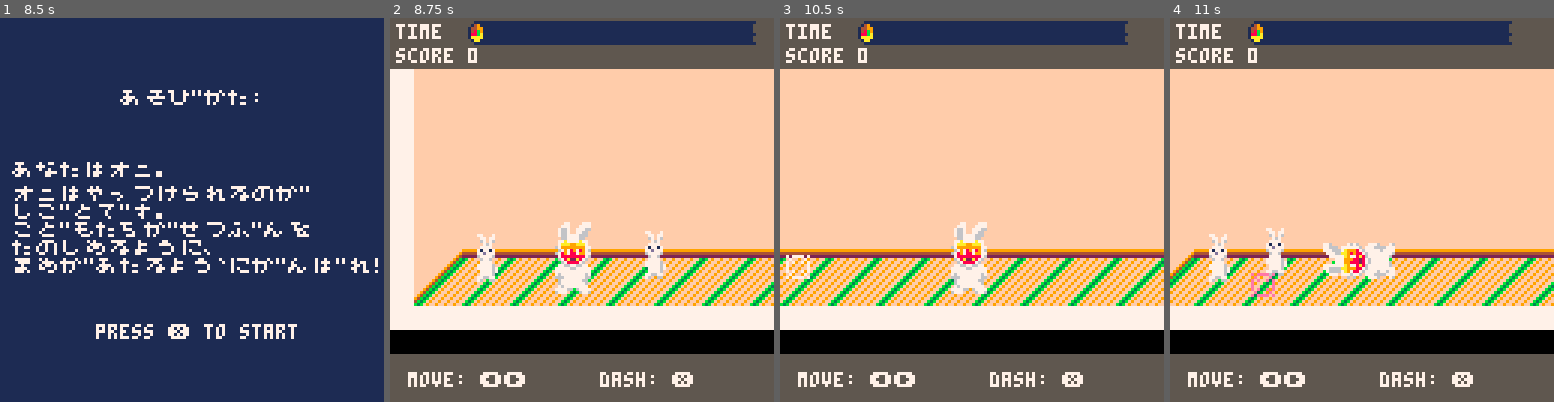
Above: before the commit, frames 1-4 (left to right).
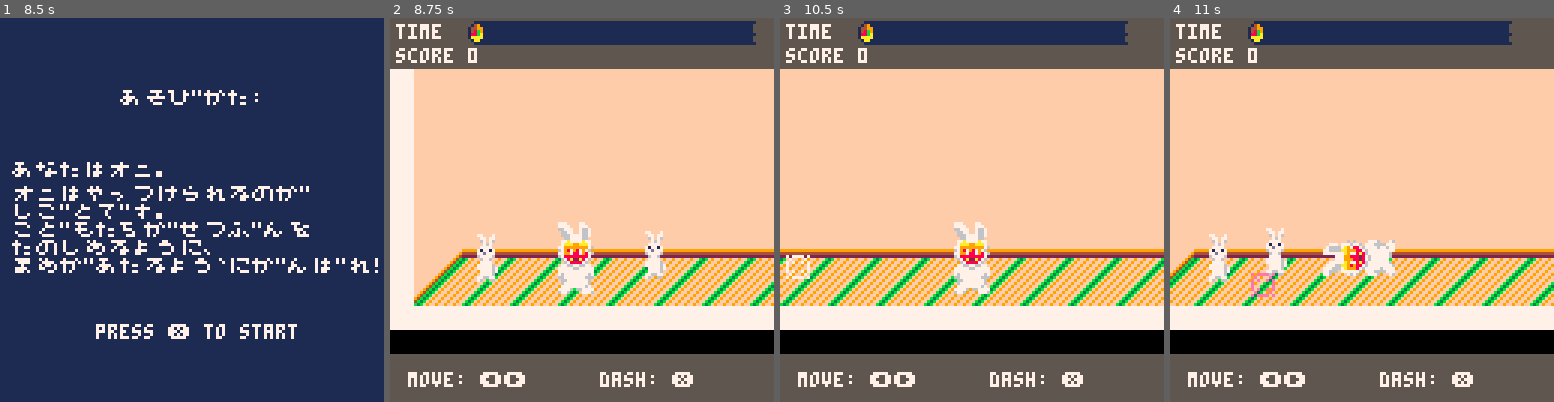
Above: after the commit, the same moments.

Repository: josiahp/setsubun
Game: PICO-8 cartridge setsubun.p8
Two runs of this game, one before a commit and one after it. Both use one fixed random seed, a clock stepped at 60 frames per second and the inputs below.
Inputs:
- Up to frame 1 (8.5 s): tap X (X key) at 0.33, 1.07, 1.85, 2.97, 4.08, 5.2, 6.32, 7.43 s; tap O (Z key) at 0.7, 1.7, 2.1, 2.5, 2.9, 3.3, 3.7, 4.1, 4.5, 4.9, 5.3, 5.7, 6.1, 6.5, 6.9, 7.3, 7.7, 8.1 s; hold Right 1.6-2.1 s; hold Up 2.15-2.42 s; hold Right 2.47-3.03 s; hold Left 3.08-3.58 s; hold Down 3.63-3.97 s; hold Right 4.02-4.68 s; hold Up 4.73-5.03 s; hold Left 5.08-5.68 s; hold Down 5.73-6.03 s; hold Right 6.08-6.58 s; hold Right 6.63-7.13 s; hold Up 7.18-7.45 s; hold Right 7.5-8.07 s; hold Left from 8.12 s (still down)
- Up to frame 2 (8.75 s): tap O (Z key) at 8.5 s; tap X (X key) at 8.55 s; release Left at 8.62 s; hold Down from 8.67 s (still down)
- Up to frame 3 (10.5 s): tap O (Z key) every 0.4 s from 8.9 to 10.1 s; release Down at 9 s; hold Right 9.05-9.72 s; tap X (X key) at 9.67 s; hold Up 9.77-10.07 s; hold Left from 10.12 s (still down)
- Up to frame 4 (11 s): tap O (Z key) at 10.5, 10.9 s; release Left at 10.72 s; hold Down from 10.77 s (still down); tap X (X key) at 10.78 s

Frame 1 is identical in both runs. In frame 2, 0.7% of the frame differs, in the area x 42-54%, y 53-72%; in frame 3, 0.7%; in frame 4, 0.7%.

Commit message:
feat: flip dad based on facing direction

Diff:
--- a/setsubun.p8
+++ b/setsubun.p8
@@ -419,6 +419,7 @@
 		cooldown_duration=0.5,
 		cooldown_timer=0,
 		state="walking",
+		direction=➡️,
 		start_diving=function(d)
 			d.state="diving"
 			d.dive_timer=0
@@ -449,9 +450,9 @@
 			d:move(vx,vy)
 			-- switch to diving
 			if btn(⬅️) then
-				d.direction="⬅️"
+				d.direction=⬅️
 			elseif btn(➡️) then
-				d.direction="➡️"
+				d.direction=➡️
 			end
 			if btnp(❎) then
 				d:start_diving()
@@ -460,9 +461,9 @@
 		end,
 		update_diving=function(d,dt)
 			local vx,vy=0,0
-			if d.direction == "⬅️" then
+			if d.direction == ⬅️ then
 				vx-=d.dive_spd
-			elseif d.direction == "➡️" then
+			elseif d.direction == ➡️ then
 				vx+=d.dive_spd
 			end
 			d:move(vx,vy)
@@ -481,9 +482,9 @@
 		end,
 		update_diving=function(d,dt)
 			local vx,vy=0,0
-			if d.direction == "⬅️" then
+			if d.direction==⬅️ then
 				vx-=d.dive_spd
-			elseif d.direction == "➡️" then
+			elseif d.direction==➡️ then
 				vx+=d.dive_spd
 			end
 			d:move(vx,vy)
@@ -499,22 +500,19 @@
 		end,
 		draw=function(d)
 			local fac=0
-			local rot=0
 			if d.state=="diving" then
 				fac=d.dive_timer/d.dive_duration
 			elseif d.state=="cooldown" then
 				fac=1
 			end
-			if d.direction=="⬅️" then
-				rot=-0.25*fac
-			elseif d.direction=="➡️" then
-				rot=0.25*fac
-			end
-			local mask_x,mask_y=rotate(rot,0,-2)
+			local rot=0.25*fac
+			local flip=d.direction==⬅️
 			-- dad sprite
-			pd_rotate(d.x,d.y,rot,5.5,61,3)
+			pd_rotate(d.x,d.y,rot,5.5,61,3,flip)
 			--dad's mask
-			pd_rotate(d.x+mask_x,d.y+mask_y,rot,2,63,1)
+			local sign=flip and -1 or 1
+			local mask_x,mask_y=rotate(sign*rot,0,-2)
+			pd_rotate(d.x+mask_x,d.y+mask_y,rot,2,63,1,flip)
 		end,
 	}
 	return dad
@@ -869,8 +867,8 @@
 	update=function(k,dt)
 		k.targettime=max(0,k.targettime-dt)
 
-  if k.state=="target" then
-	  --get target
+		if k.state=="target" then
+			--get target
 			if not k.target then
 				k.target=target_new(
 				 k.x+rnd(60)-30,
